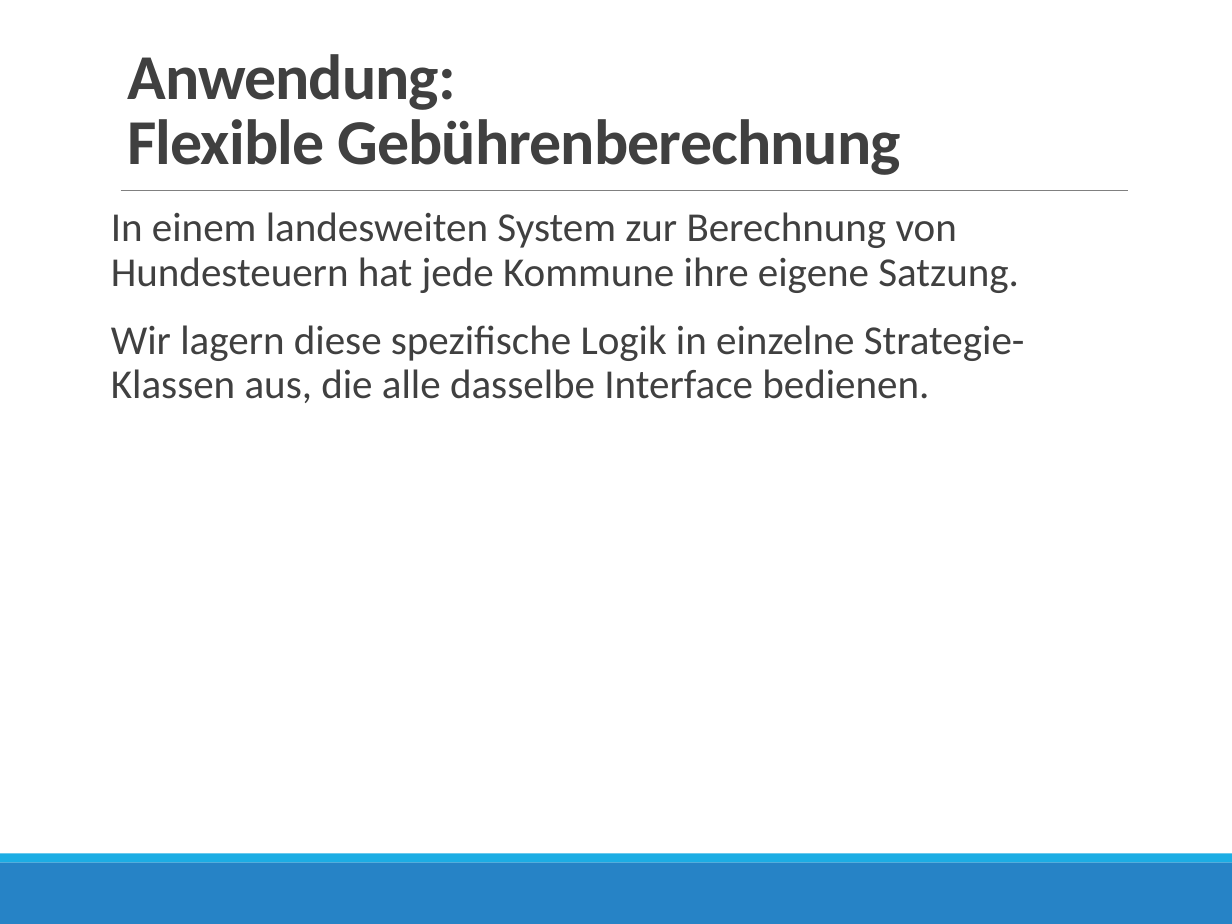
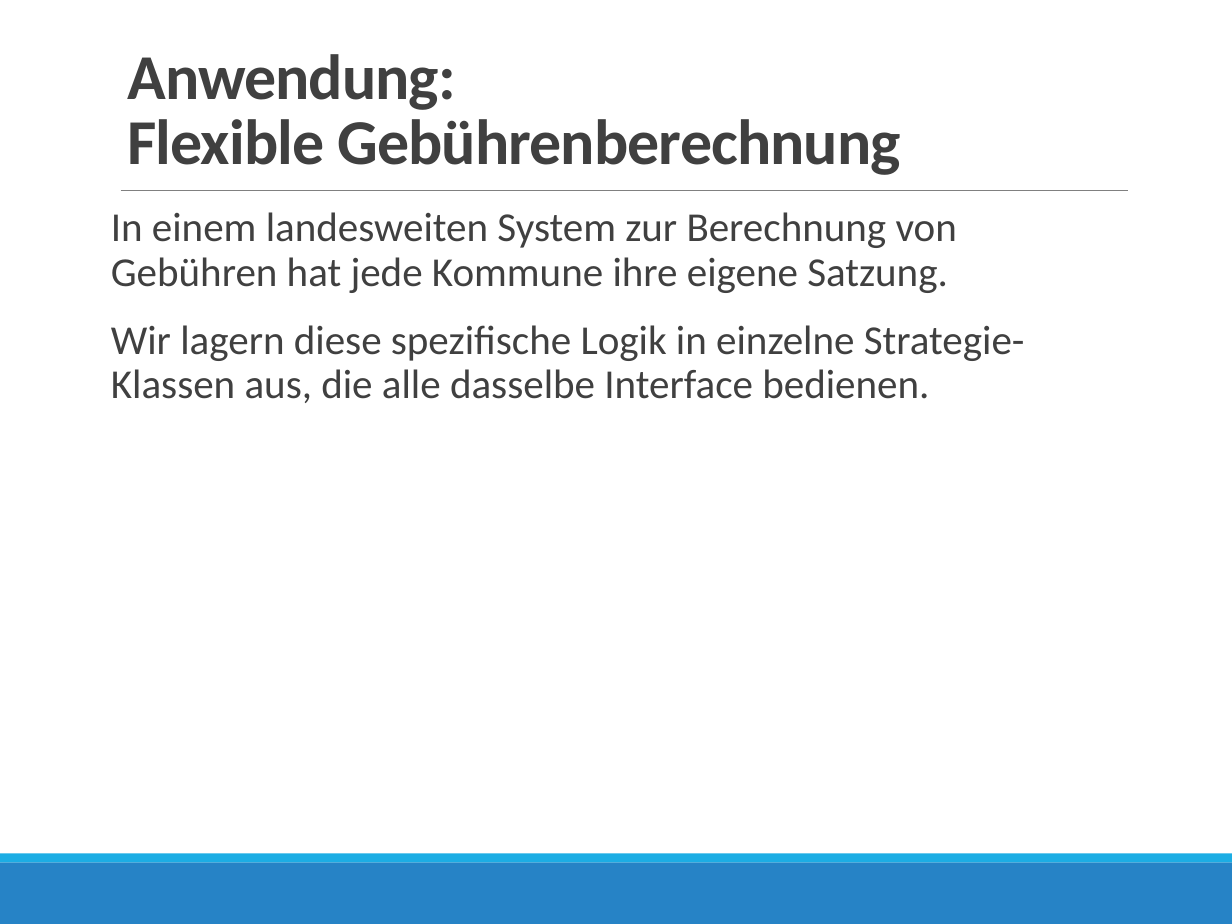
Before and after one commit to borleias/VIB_OOP_Neuplanung, a slide deck: slide 10 of Woche_3_DesignPatterns_II/03_Design_Patterns_II_v01.pptx. Drawn at 1232x924 pixels with LibreOffice and Linux fonts; fonts in the diff are those of the drawing. Boxes give left, top, right and bottom in pixels: in the first picture for what was removed or moved away, otherwise in the second. Text is boxed around its words. In the diff, an @@ line names an element or a change of style, - is before the commit and + after.

```diff
--- a/Woche_3_DesignPatterns_II/03_Design_Patterns_II_v01.pptx
+++ b/Woche_3_DesignPatterns_II/03_Design_Patterns_II_v01.pptx
@@ text at (111, 212, 957, 293): text changed @@
-In einem landesweiten System zur Berechnung von Hundesteuern hat jede Kommune ihre eigene Satzung.
+In einem landesweiten System zur Berechnung von Gebühren hat jede Kommune ihre eigene Satzung.
```
Also in this commit, not shown: 6 other slides changed, 3 slides added, 1 slide removed, 15 other files.
